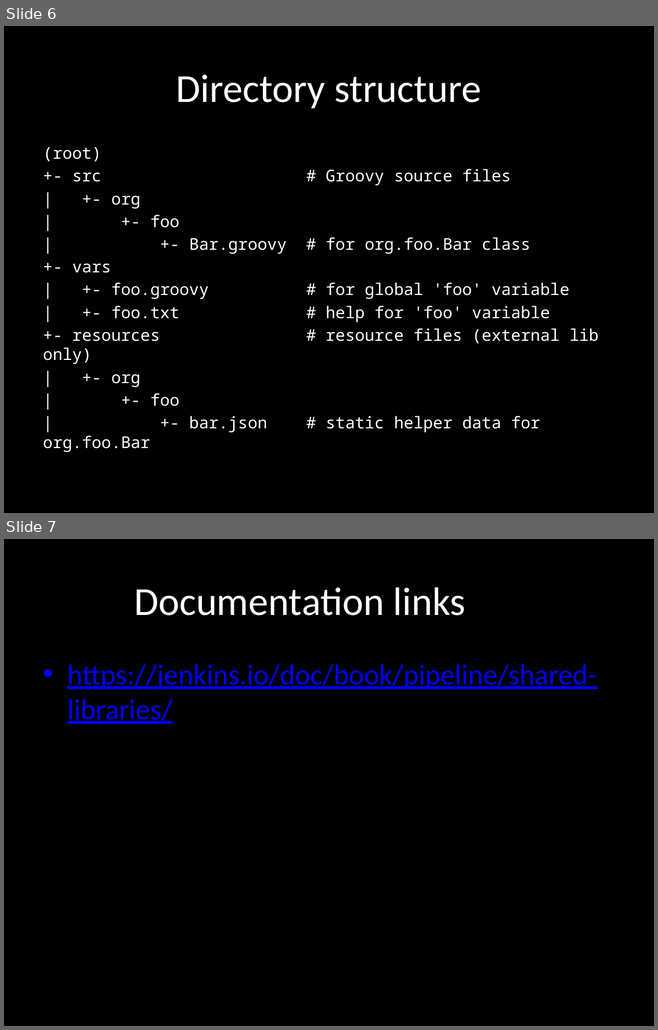
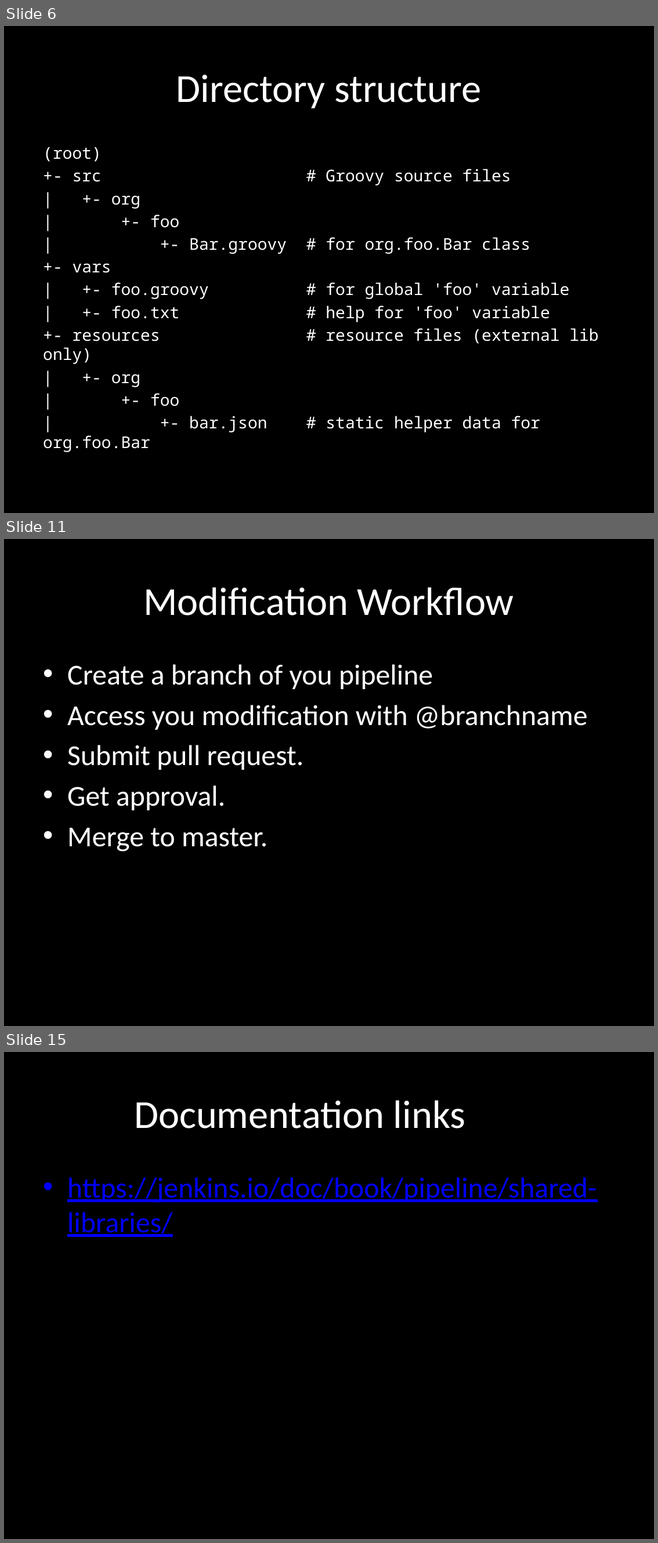
Before and after one commit to AnimalLogic/jenkins_pipeline, a slide deck: SharedPipelinePresentation.pptx. Shown one above the other, each under a label of ours: slides 6 and 7 before the commit, slides 6, 11 and 15 after it; the slides between them are not shown. The pictures are 658x1030 and 658x1543 pixels, drawn with LibreOffice and Linux fonts; fonts in the diff are those of the drawing. Boxes give left, top, right and bottom in pixels: in the first picture for what was removed or moved away, otherwise in the second. Text is boxed around its words. In the diff, an @@ line names an element or a change of style, - is before the commit and + after.

```diff
--- a/SharedPipelinePresentation.pptx
+++ b/SharedPipelinePresentation.pptx
@@ slide 11 added at bbox=[4, 539, 654, 1026], background #000000 @@
@@ title added at bbox=[143, 587, 514, 616], 44 pt, text #FFFFFF @@
+Modification Workflow
@@ text added at bbox=[67, 664, 587, 852], 32 pt, text #FFFFFF @@
+• Create a branch of you pipeline
+• Access you modification with @branchname
+• Submit pull request.
+• Get approval.
+• Merge to master.
@@ what was slide 7 is now slide 15 @@
```
Also in this commit, not shown: 2 slides changed, 7 other slides added.
